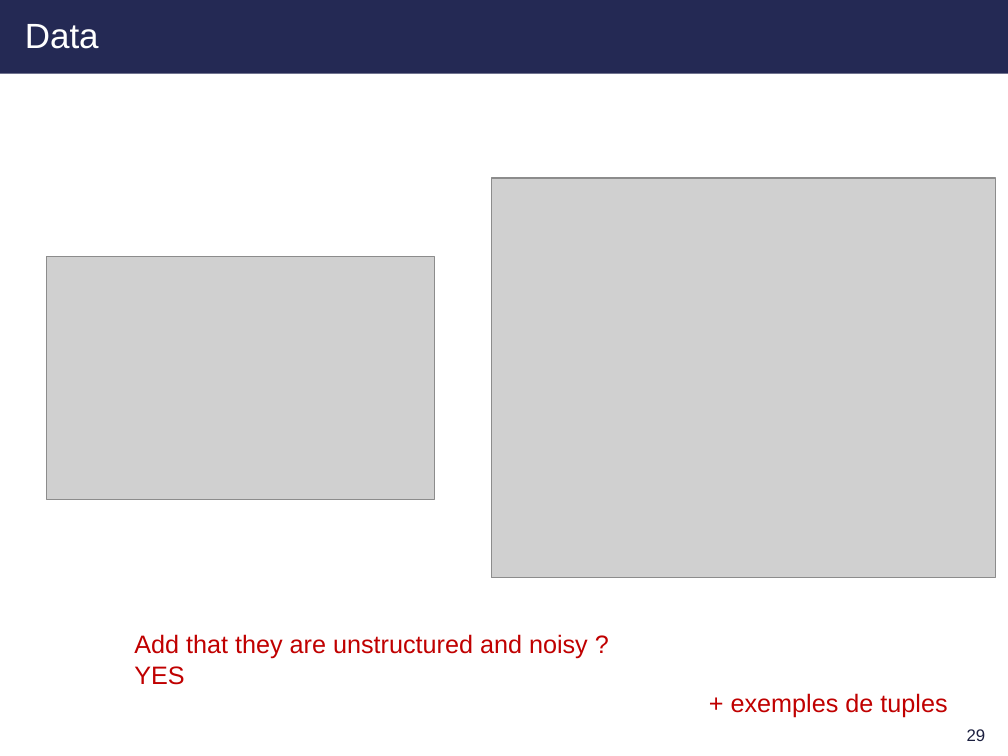
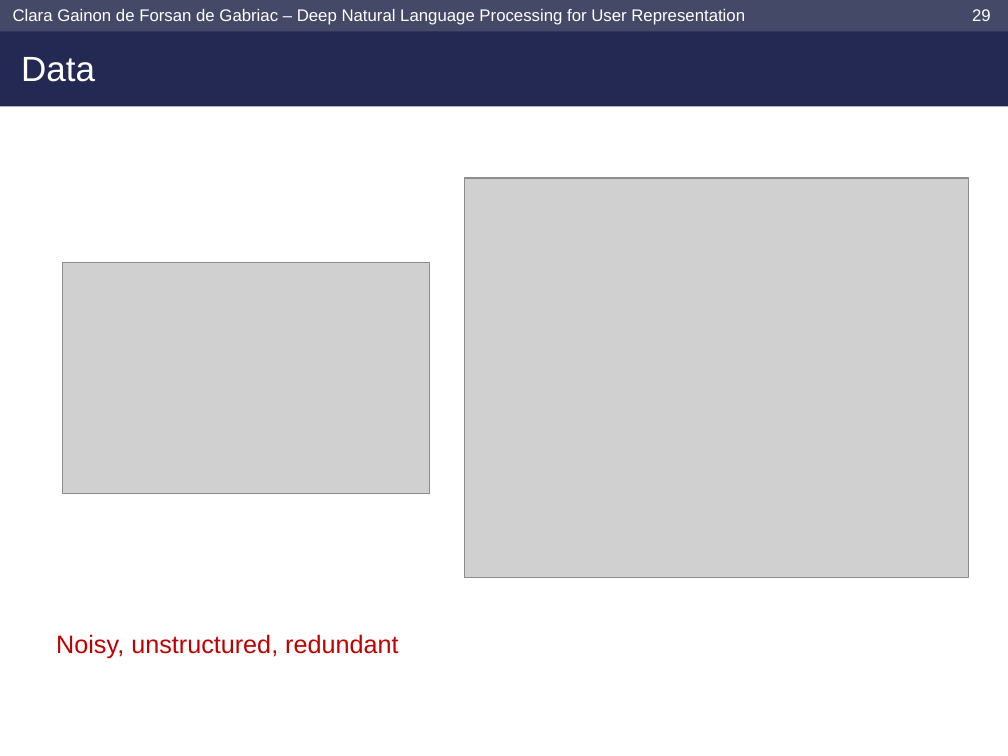
Before and after one commit to clara-gdef/defense, a slide deck: slide 30 of defense.pptx. Drawn at 1008x756 pixels with LibreOffice and Linux fonts; fonts in the diff are those of the drawing; grey boxes stand for pictures; background and template pictures are left out. Boxes give left, top, right and bottom in pixels: in the first picture for what was removed or moved away, otherwise in the second. Text is boxed around its words. In the diff, an @@ line names an element or a change of style, - is before the commit and + after.

```diff
--- a/defense.pptx
+++ b/defense.pptx
@@ rectangle resized from (x1=0, y1=0, x2=1008, y2=74) to (x1=0, y1=0, x2=1008, y2=106) @@
@@ rectangle added at (x1=0, y1=0, x2=1008, y2=31), fill #454968 @@
@@ text added at (x1=13, y1=9, x2=745, y2=25), 12 pt, text #FFFFFF @@
+Clara Gainon de Forsan de Gabriac – Deep Natural Language Processing for User Representation
@@ page number moved from (x1=967, y1=729, x2=986, y2=741) to (x1=972, y1=9, x2=991, y2=21) @@
@@ page number at (x1=972, y1=9, x2=991, y2=21): text colour #1B1F3F to #FFFFFF @@
@@ title "Data" moved from (x1=25, y1=24, x2=99, y2=49) to (x1=21, y1=57, x2=95, y2=82) @@
@@ picture moved from (x1=491, y1=178, x2=995, y2=579) to (x1=465, y1=178, x2=969, y2=579) @@
@@ picture resized from (x1=46, y1=256, x2=434, y2=499) to (x1=62, y1=263, x2=430, y2=494) @@
@@ text at (x1=56, y1=634, x2=398, y2=659): text changed @@
-Add that they are unstructured and noisy ? YES
+Noisy, unstructured, redundant
@@ text removed at (x1=731, y1=693, x2=947, y2=718) @@
-+ exemples de tuples
```
Also in this commit, not shown: 33 other slides changed, 1 slide added.
